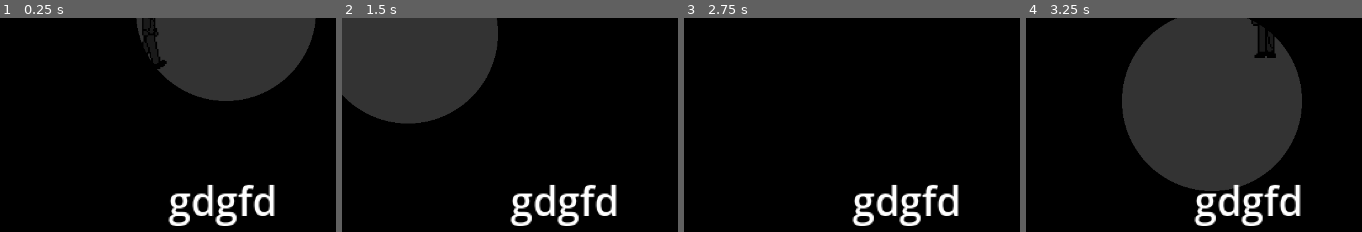
Above: before the commit, frames 1-4 (left to right).
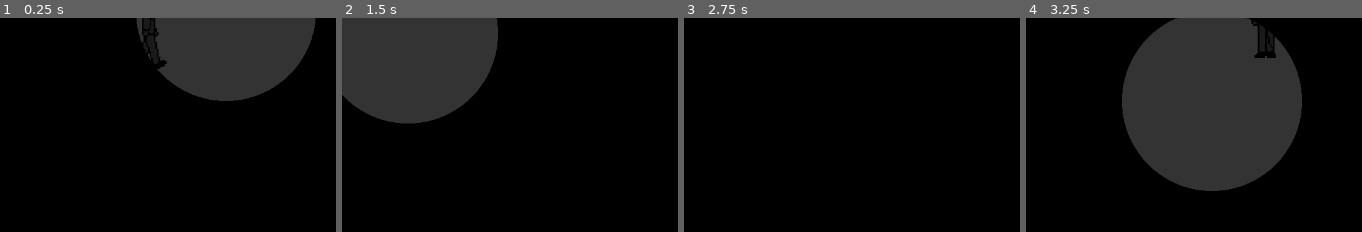
Above: after the commit, the same moments.

Repository: Akhayut/The_Light_Within_The_Dark
Game: Godot game, scene res://scenes/testScenes/map/test_map.tscn
The game is run twice, just before and just after one commit, with the same random seed, the same clock (stepped at 60 frames per second) and the same inputs.
Inputs (mouse positions are % of the whole screen's width and height, from its top left):
- Up to frame 1 (0.25 s): no input
- Up to frame 2 (1.5 s): move the mouse to (76, 43) at 0.52 s; hold D (Right) 0.53-1.28 s; tap T (Interact) at 0.6 s; move the mouse to (26, 54) at 1.27 s; hold S (Down) from 1.28 s (still down); tap C (Switch Objects) at 1.35 s
- Up to frame 3 (2.75 s): tap Enter at 2 s; move the mouse to (62, 25) at 2.02 s; release S (Down) at 2.03 s; hold D (Right) from 2.03 s (still down); tap T (Interact) at 2.1 s
- Up to frame 4 (3.25 s): move the mouse to (44, 69) at 2.77 s; release D (Right) at 2.78 s; hold W (Up) from 2.78 s (still down); tap C (Switch Objects) at 2.85 s
The pictures show only the part of the screen within x 16-66%, y 50-100%; the shares and areas given below are measured in that part.

The runs differ from the first frame. In frame 1, 2.8% of the frame differs, in the area x 50-82%, y 78-98%; in frame 2, 2.8%; in frame 3, 2.8%; in frame 4, 2.8%.

Commit message:
removed the debug text

Diff:
--- a/the-light-within-the-dark/scenes/testScenes/map/test_map.tscn
+++ b/the-light-within-the-dark/scenes/testScenes/map/test_map.tscn
@@ -263,7 +263,6 @@
 offset_right = 318.0
 offset_bottom = -3.0
 grow_vertical = 2
-text = "gdgfd"
 label_settings = SubResource("LabelSettings_xhk64")
 horizontal_alignment = 1
 vertical_alignment = 2
